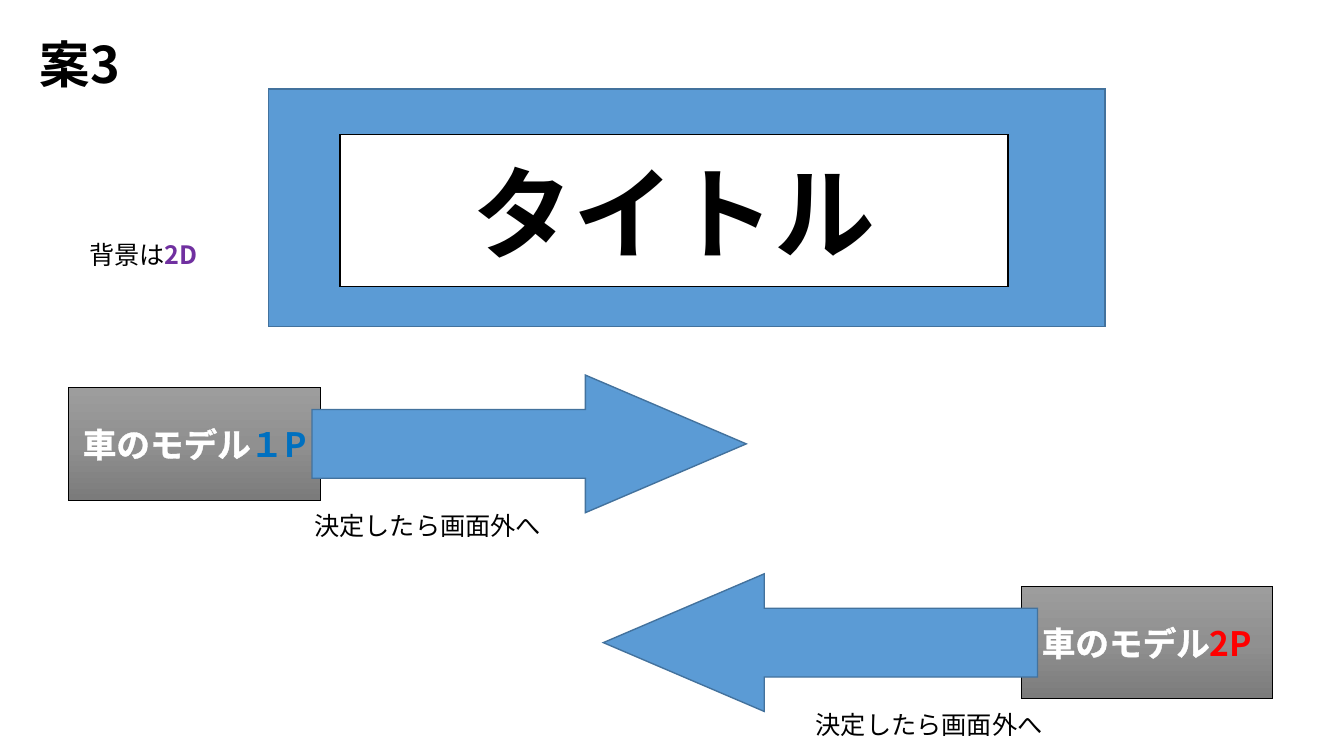
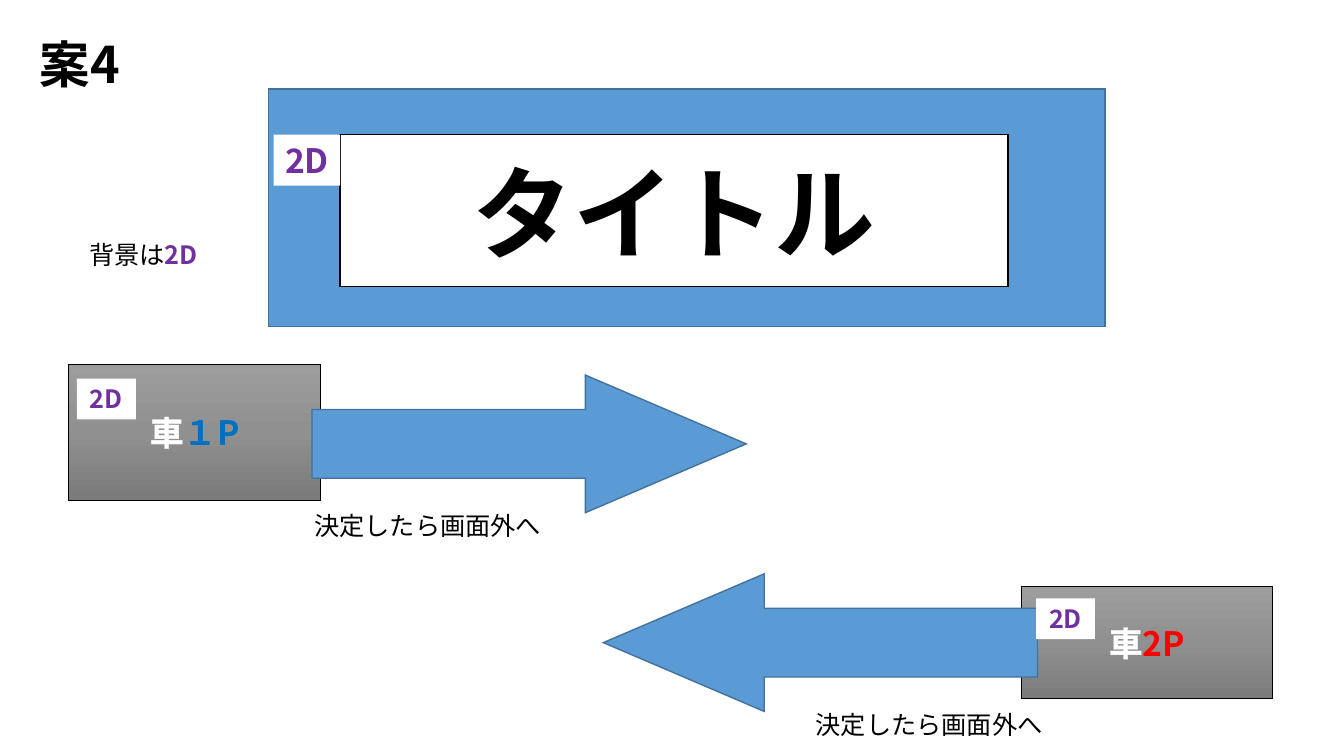
Before and after one commit to MizukiKato0416/sotsugyou_time_kato, a slide deck: slide 28 of 卒業制作_大元タイトル構成.ppsx. Drawn at 1344x756 pixels with LibreOffice and Linux fonts; fonts in the diff are those of the drawing. Boxes give left, top, right and bottom in pixels: in the first picture for what was removed or moved away, otherwise in the second. Text is boxed around its words. In the diff, an @@ line names an element or a change of style, - is before the commit and + after.

```diff
--- a/卒業制作_大元タイトル構成.ppsx
+++ b/卒業制作_大元タイトル構成.ppsx
@@ text at <box>40,40,120,88</box>: text changed @@
-案3
+案4
@@ rectangle added at <box>273,135,340,186</box>, fill #FFFFFF, 24 pt, text #7030A0, bold @@
+2D
@@ rectangle "車１P": place and size @@
-rectangle "車１P" at <box>69,388,321,501</box>
+rectangle "車１P" at <box>69,364,321,500</box>
@@ rectangle added at <box>77,379,136,419</box>, fill #FFFFFF, 18 pt, text #7030A0, bold @@
+2D
@@ text in rectangle at <box>150,417,240,449</box>: text changed; text colour #FFFFFF to #0070C0 @@
-車のモデル１P
+車１P
@@ rectangle added at <box>1036,599,1096,639</box>, fill #FFFFFF, 18 pt, text #7030A0, bold @@
+2D
@@ text in rectangle at <box>1109,627,1185,660</box>: text changed; text colour #FFFFFF to #FF0000 @@
-車のモデル2P
+車2P
```
Also in this commit, not shown: 3 other slides changed, 2 other files.
